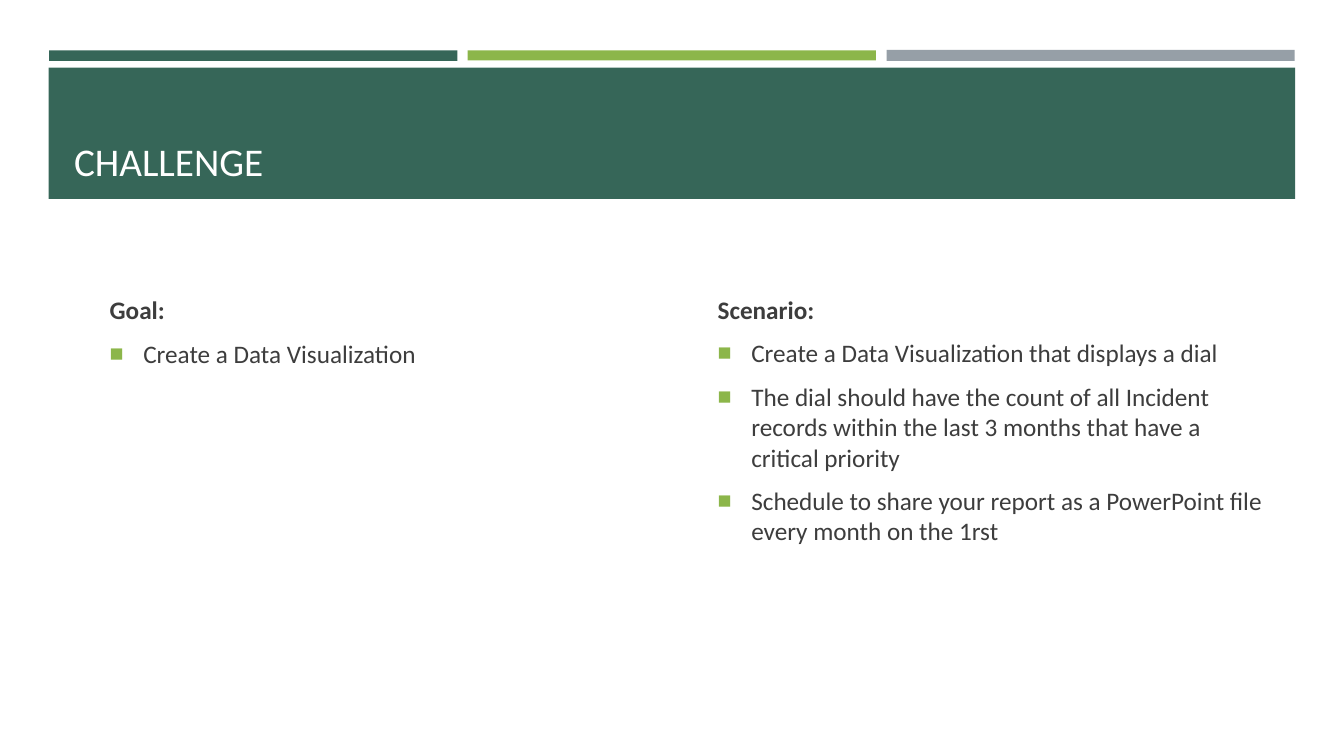
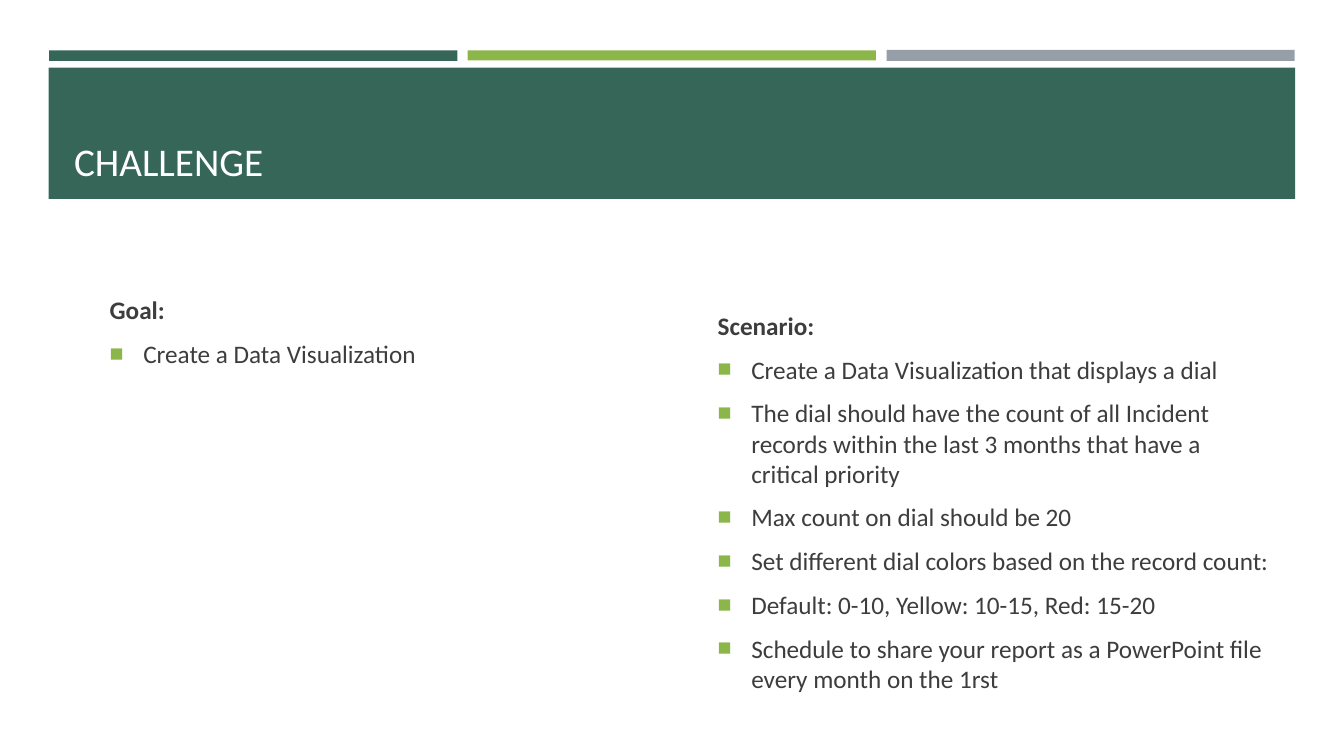
Before and after one commit to e-m-wilson/SNOW, a slide deck: slide 9 of Week_5/Reports_&_Notifications.pptx. Drawn at 1344x756 pixels with LibreOffice and Linux fonts; fonts in the diff are those of the drawing. Boxes give left, top, right and bottom in pixels: in the first picture for what was removed or moved away, otherwise in the second. Text is boxed around its words. In the diff, an @@ line names an element or a change of style, - is before the commit and + after.

```diff
--- a/Week_5/Reports_&_Notifications.pptx
+++ b/Week_5/Reports_&_Notifications.pptx
@@ text at <box>751,508,1268,617</box>: paragraphs added @@
+■ Max count on dial should be 20
+■ Set different dial colors based on the record count:
+■ Default: 0-10, Yellow: 10-15, Red: 15-20
```
Also in this commit, not shown: 1 other slide changed, 3 other files.
